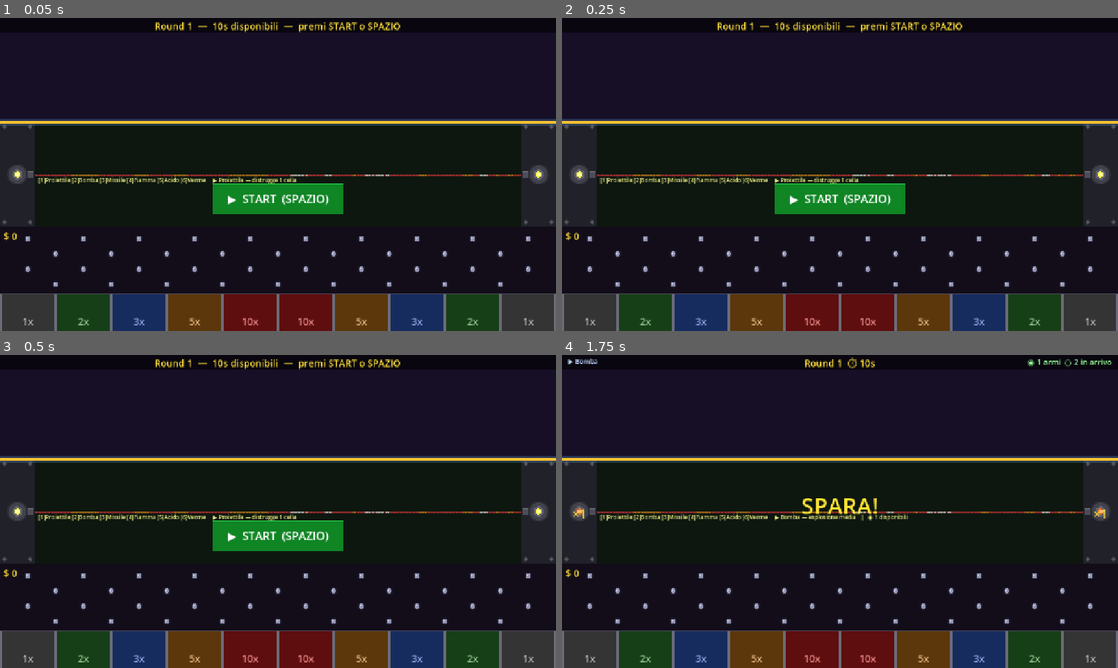
Above: before the commit, frames 1-4 (two rows, left to right).
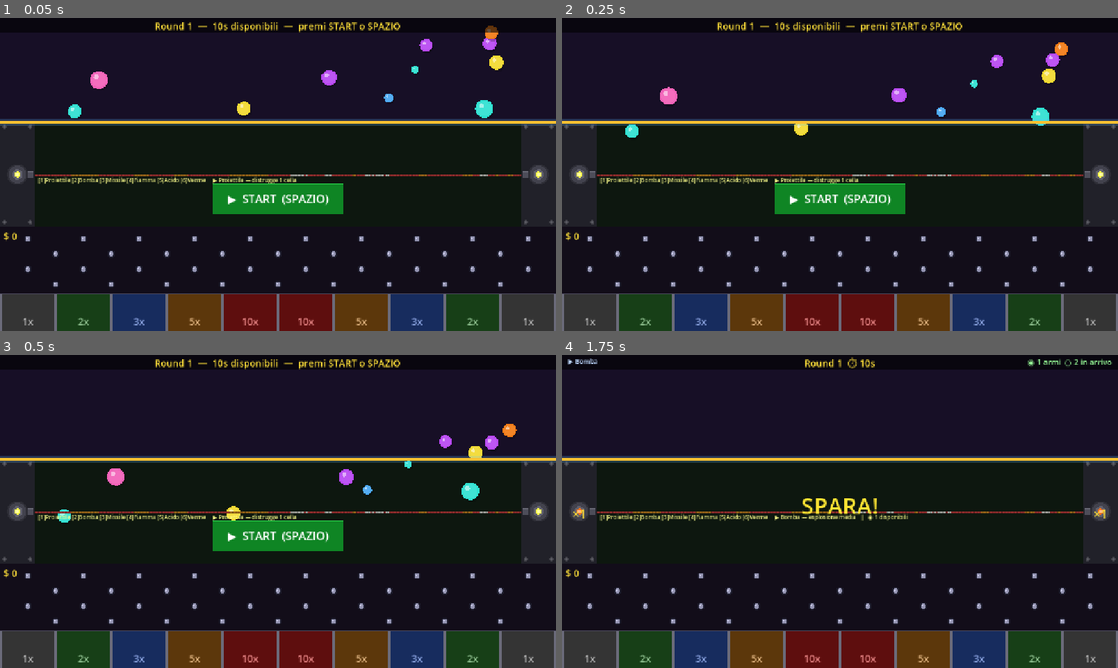
Above: after the commit, the same moments.

Repository: tanapox/TravelCalculator
Game: Godot game, scene res://scenes/Main.tscn
The game is run twice, just before and just after one commit, with the same random seed, the same clock (stepped at 60 frames per second) and the same inputs.
Inputs (mouse positions are in pixels of both pictures, inside the frame that each line leads up to):
- Up to frame 1 (0.05 s): no input
- Up to frame 2 (0.25 s): no input
- Up to frame 3 (0.5 s): no input
- Up to frame 4 (1.75 s): tap Enter at 0.5 s; move the mouse to (962, 495) at 0.52 s; tap 1 at 0.6 s; click (962, 495) at 0.67 s; tap Space at 0.77, 1.52 s; move the mouse to (728, 527) at 1.27 s; tap 2 at 1.35 s; click (728, 527) at 1.42 s

The runs differ from the first frame. In frame 1, 1.0% of the frame differs, in the area x 12-91%, y 2-32%; in frame 2, 0.9%; in frame 3, 0.9%; in frame 4, nothing differs.
Error before the commit: Parse Error: Cannot find member "COMBINE_MAX" in base "PhysicsMaterial". (res://scripts/Ball.gd:18)
Error after the commit: Invalid assignment of property or key 'bounce_combine_mode' with value of type 'int' on a base object of type 'PhysicsMaterial'. (res://scripts/Ball.gd:18)

Commit message:
Fix PhysicsMaterial combine mode: use integer literals
PhysicsMaterial.COMBINE_MAX is not accessible as a class constant in
Godot 4.3 GDScript. Use integer values directly: 1=COMBINE_MAX,
2=COMBINE_MIN.

Co-Authored-By: Claude Sonnet 4.6 <noreply@anthropic.com>
Claude-Session: https://claude.ai/code/session_01QzGJouKABdY15psrR5EvZo

Diff:
--- a/scripts/Ball.gd
+++ b/scripts/Ball.gd
@@ -15,9 +15,9 @@
 
 	var mat := PhysicsMaterial.new()
 	mat.bounce              = 0.92
-	mat.bounce_combine_mode = PhysicsMaterial.COMBINE_MAX  # vince sempre il valore più alto
+	mat.bounce_combine_mode = 1  # COMBINE_MAX: vince sempre il valore più alto
 	mat.friction              = 0.0
-	mat.friction_combine_mode = PhysicsMaterial.COMBINE_MIN
+	mat.friction_combine_mode = 2  # COMBINE_MIN
 	physics_material_override = mat
 
 	var cshape := CollisionShape2D.new()
